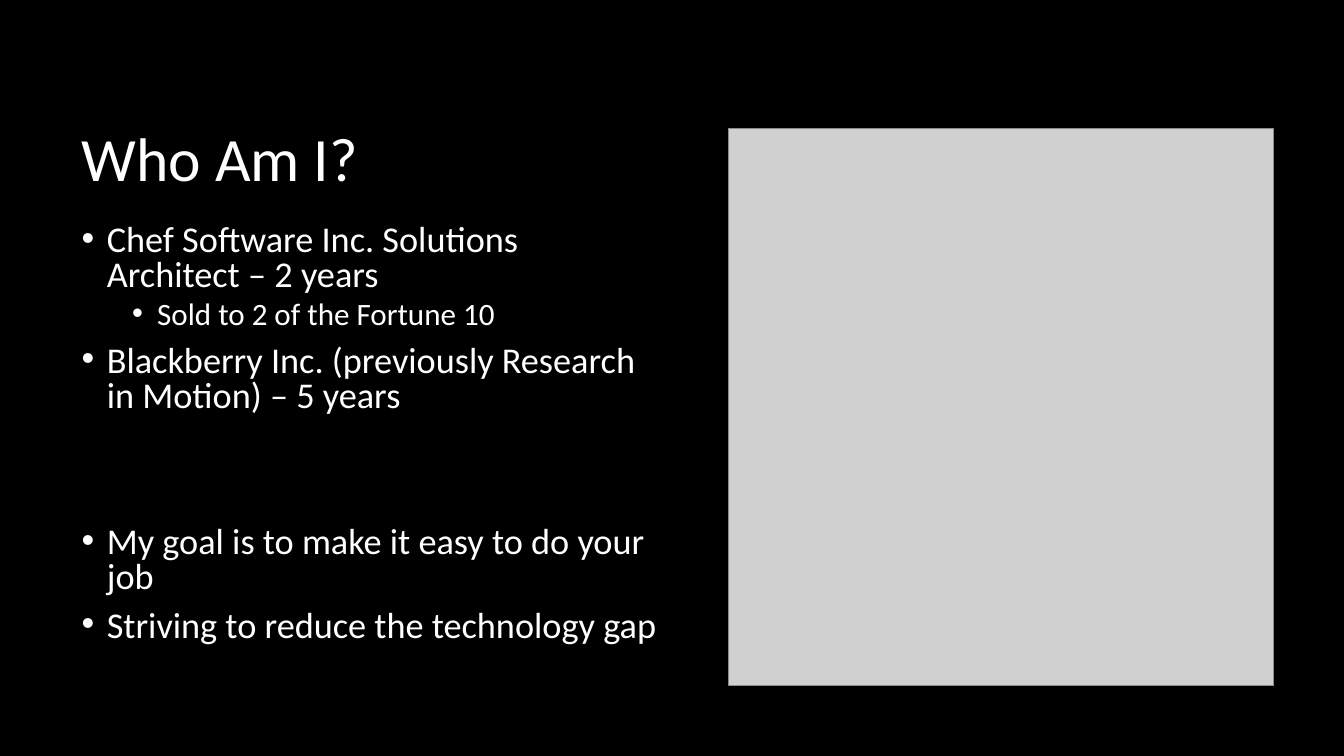
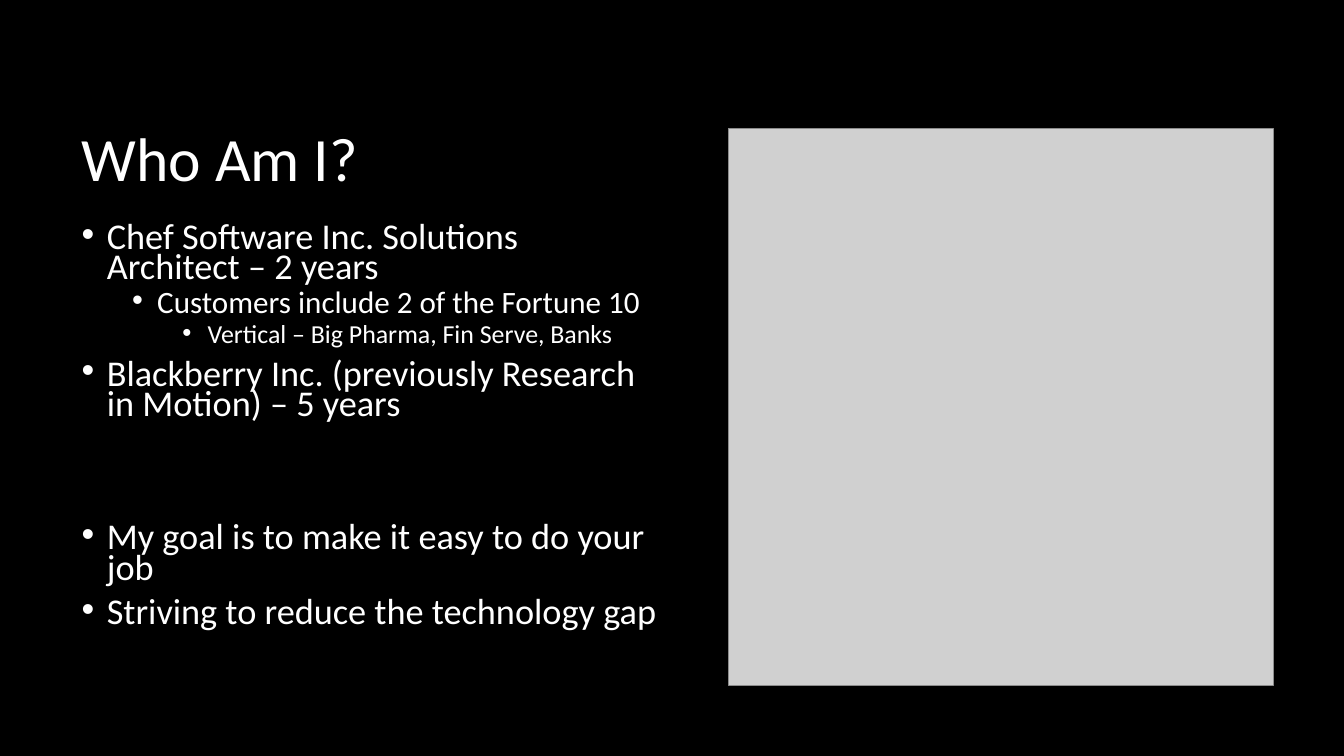
Before and after one commit to FraserPol/hashi-tech-excersise, a slide deck: slide 2 of Hashi-Demo-Preso.pptx. Drawn at 1344x756 pixels with LibreOffice and Linux fonts; fonts in the diff are those of the drawing; grey boxes stand for pictures. Boxes give left, top, right and bottom in pixels: in the first picture for what was removed or moved away, otherwise in the second. Text is boxed around its words. In the diff, an @@ line names an element or a change of style, - is before the commit and + after.

```diff
--- a/Hashi-Demo-Preso.pptx
+++ b/Hashi-Demo-Preso.pptx
@@ text at [107, 223, 656, 631]: line spacing 0.8 to 0.7 @@
@@ text at [157, 291, 639, 348]: text changed; size 22.2 to 18.5 pt @@
-  • Sold to 2 of the Fortune 10
+  • Customers include 2 of the Fortune 10
+    • Vertical – Big Pharma, Fin Serve, Banks
```
Also in this commit, not shown: 7 other slides changed, 13 slides added, 1 slide removed, 13 other files.
